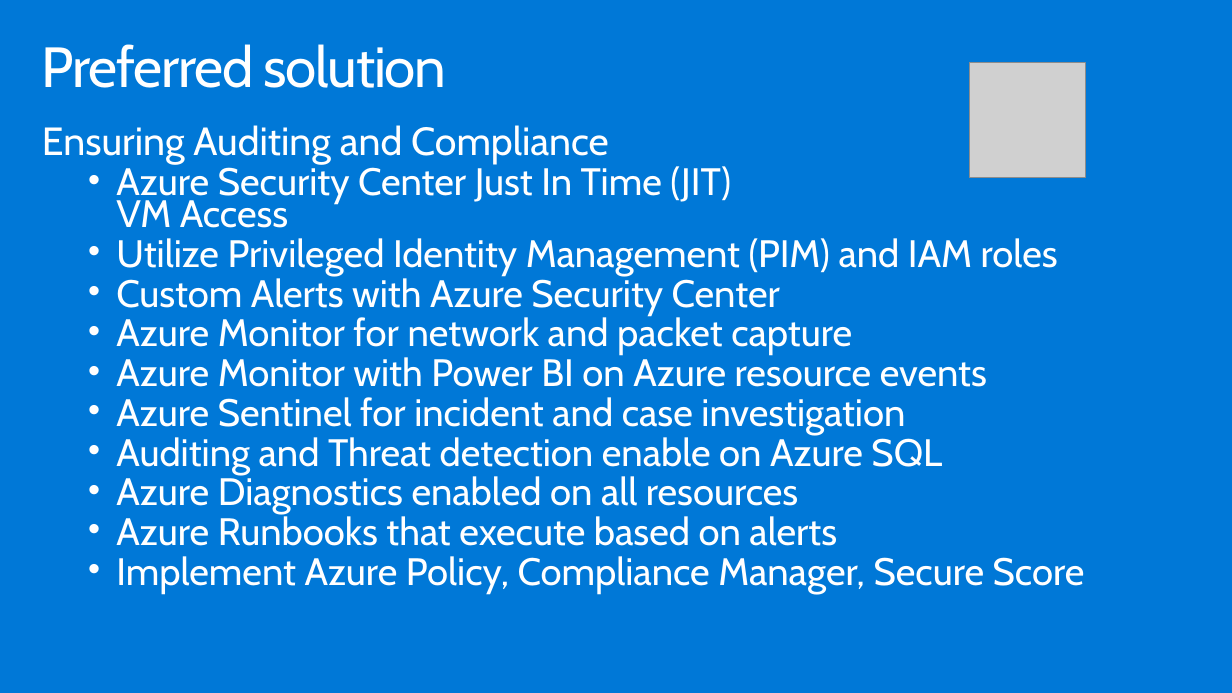
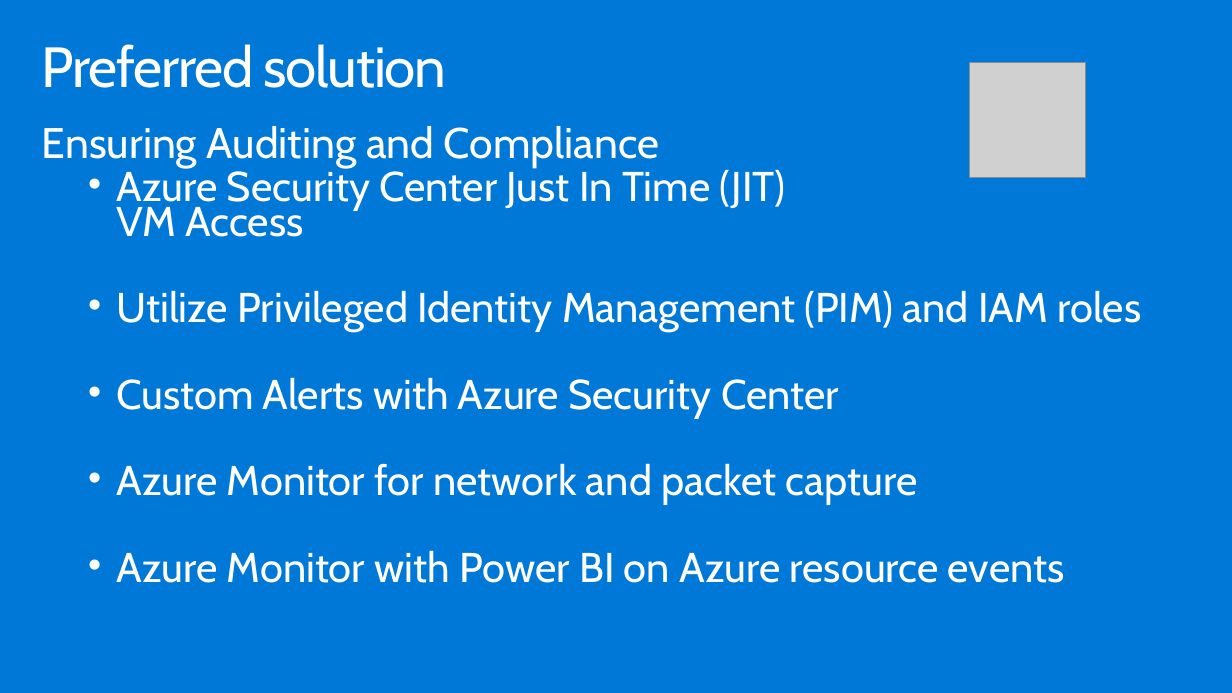
Before and after one commit to tejaswini972/MCW-Security-baseline-on-Azure, a slide deck: slide 23 of Whiteboard design session/WDS trainer presentation - Security baseline on Azure.pptx. Drawn at 1232x693 pixels with LibreOffice and Linux fonts; fonts in the diff are those of the drawing; grey boxes stand for pictures. Boxes give left, top, right and bottom in pixels: in the first picture for what was removed or moved away, otherwise in the second. Text is boxed around its words. In the diff, an @@ line names an element or a change of style, - is before the commit and + after.

```diff
--- a/Whiteboard design session/WDS trainer presentation - Security baseline on Azure.pptx
+++ b/Whiteboard design session/WDS trainer presentation - Security baseline on Azure.pptx
@@ text "Ensuring Auditing and Compliance" at (x1=42, y1=126, x2=1142, y2=583): size 30.6 to 33.3 pt in "Ensuring Auditing and Compliance"; size 29.8 to 32.4 pt in "Azure Security Center Just In Time (JIT) ...", "Utilize Privileged Identity Management (PIM) and IAM ...", "Custom Alerts with Azure Security Center", "Azure Monitor for network and packet capture" and 1 more places @@
@@ text at (x1=116, y1=397, x2=1085, y2=593): paragraphs removed @@
-  • Azure Sentinel for incident and case investigation
-  • Auditing and Threat detection enable on Azure SQL
-  • Azure Diagnostics enabled on all resources
-  • Azure Runbooks that execute based on alerts
-  • Implement Azure Policy, Compliance Manager, Secure Score
```
Also in this commit, not shown: 15 other slides changed, 2 slides added, 3 other files.
